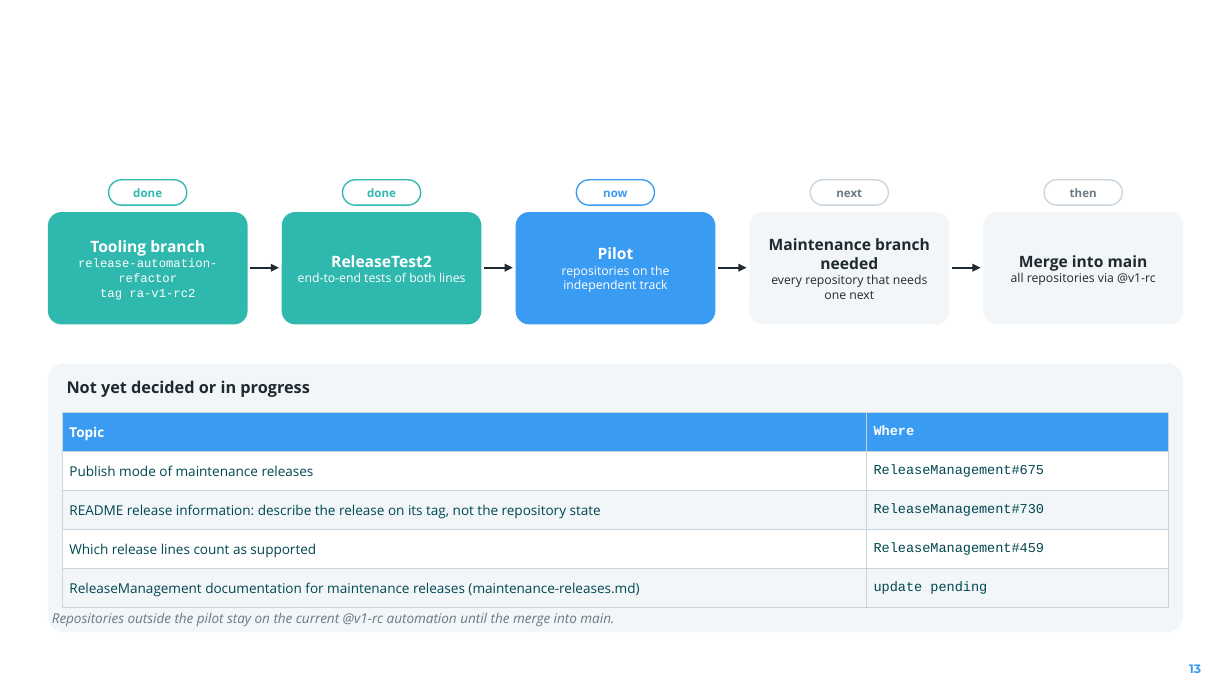
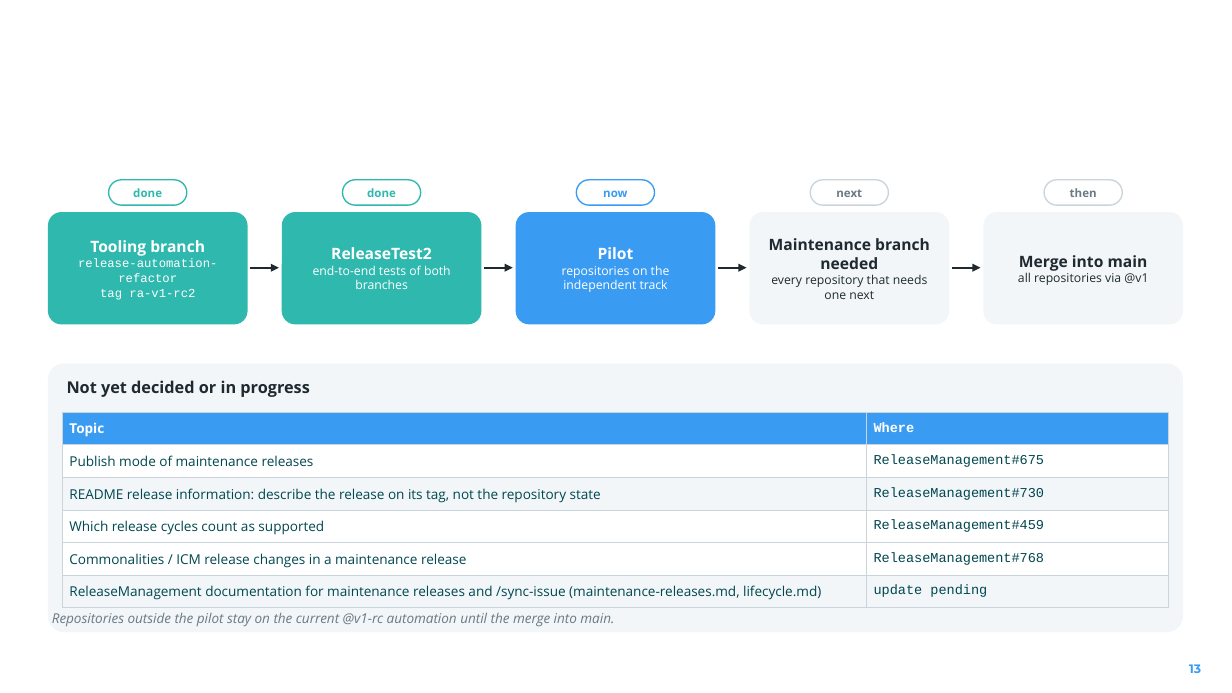
Before and after one commit to camaraproject/ReleaseManagement, a slide deck: slide 13 of documentation/SupportingDocuments/2026-10-27_CAMARA_Release_Process_Refactor_Update.pptx. Drawn at 1232x693 pixels with LibreOffice and Linux fonts; fonts in the diff are those of the drawing; background and template pictures are left out. Boxes give left, top, right and bottom in pixels: in the first picture for what was removed or moved away, otherwise in the second. Text is boxed around its words. In the diff, an @@ line names an element or a change of style, - is before the commit and + after.

```diff
--- a/documentation/SupportingDocuments/2026-10-27_CAMARA_Release_Process_Refactor_Update.pptx
+++ b/documentation/SupportingDocuments/2026-10-27_CAMARA_Release_Process_Refactor_Update.pptx
@@ text in rounded rectangle at (x1=313, y1=265, x2=451, y2=289): text changed @@
-end-to-end tests of both lines
+end-to-end tests of both branches
@@ text in rounded rectangle at (x1=1018, y1=270, x2=1148, y2=285): text changed @@
-all repositories via @v1-rc
+all repositories via @v1
@@ table at (x1=63, y1=413, x2=1168, y2=608) @@
-row 4: Which release lines count as supported | ReleaseManagement#459
-row 5: ReleaseManagement documentation for maintenance releases (maintenance-releases.md) | update pending
+row 4: Which release cycles count as supported | ReleaseManagement#459
+row 5: Commonalities / ICM release changes in a maintenance release | ReleaseManagement#768
+row 6: ReleaseManagement documentation for maintenance releases and /sync-issue (maintenance-releases.md, lifecycle.md) | update pending
```
Also in this commit, not shown: 12 other slides changed, 1 other file.
